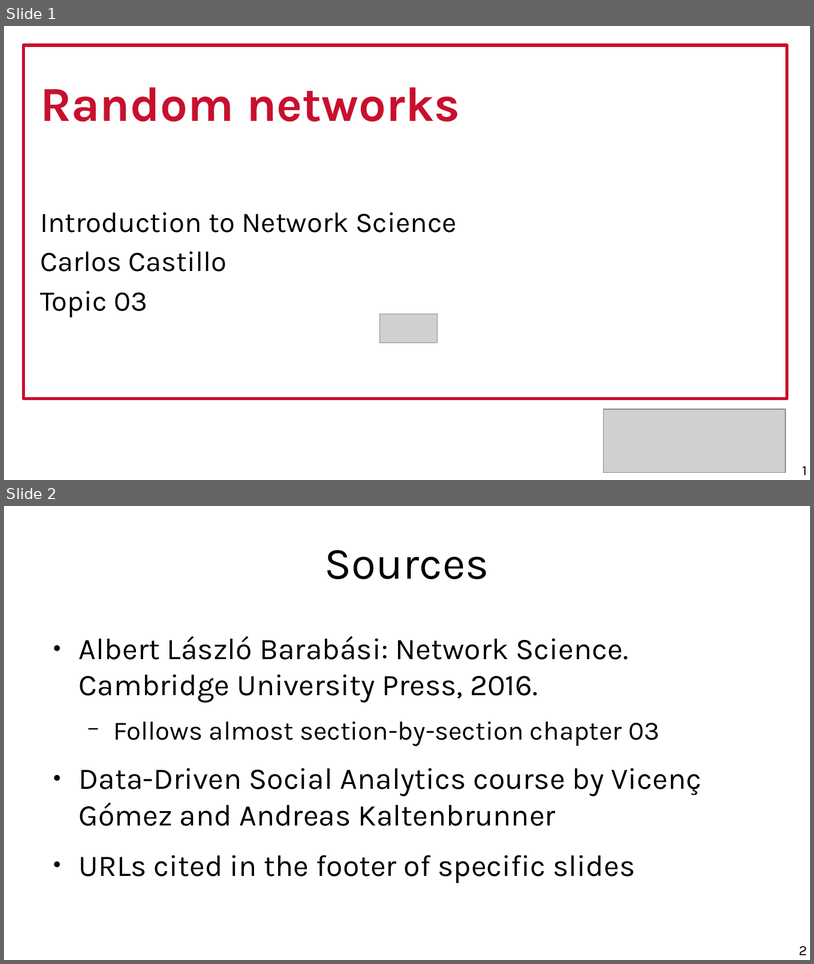
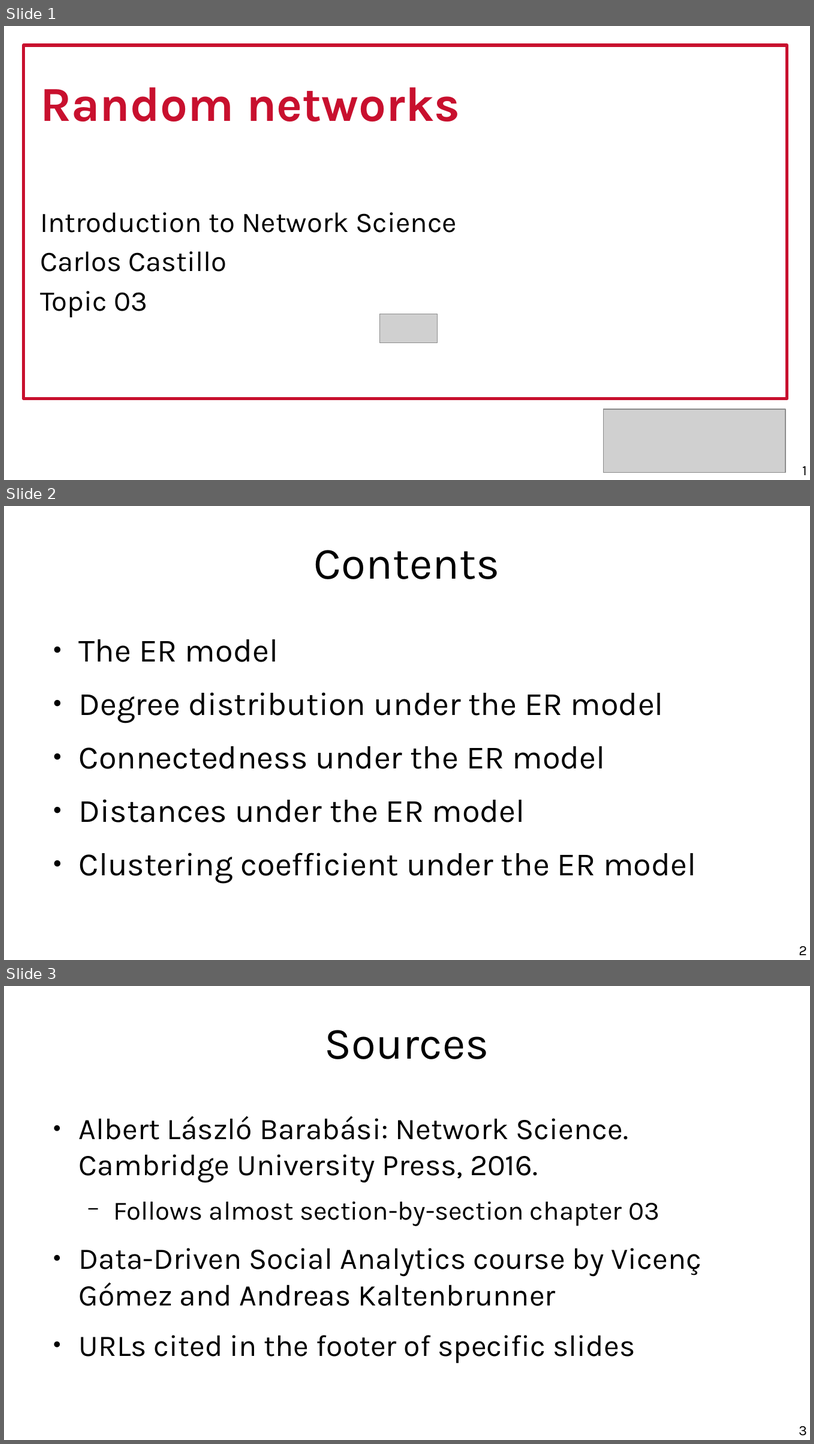
Before and after one commit to chatox/networks-science-course, a slide deck: theory/tt03_random_networks.odp. Shown one above the other, each under a label of ours: slides 1 and 2 before the commit, slides 1, 2 and 3 after it. The pictures are 814x964 and 814x1444 pixels, drawn with LibreOffice and Linux fonts; fonts in the diff are those of the drawing; grey boxes stand for pictures. Boxes give left, top, right and bottom in pixels: in the first picture for what was removed or moved away, otherwise in the second. Text is boxed around its words. In the diff, an @@ line names an element or a change of style, - is before the commit and + after.

```diff
--- a/theory/tt03_random_networks.odp
+++ b/theory/tt03_random_networks.odp
@@ slide 2 added at [4, 506, 810, 960], background #FFFFFF @@
@@ title added at [314, 550, 500, 579], 44 pt, text #000000 @@
+Contents
@@ text added at [79, 639, 696, 883], 32 pt, text #000000 @@
+● The ER model
+● Degree distribution under the ER model
+● Connectedness under the ER model
+● Distances under the ER model
+● Clustering coefficient under the ER model
@@ page number added at [799, 946, 807, 955], 14 pt, text #000000 @@
+2
@@ what was slide 2 is now slide 3 @@
@@ page number at [799, 1426, 807, 1435]: text changed @@
-2
+3
```
Also in this commit, not shown: 8 slides changed, 1 other slide added, 1 other file.
